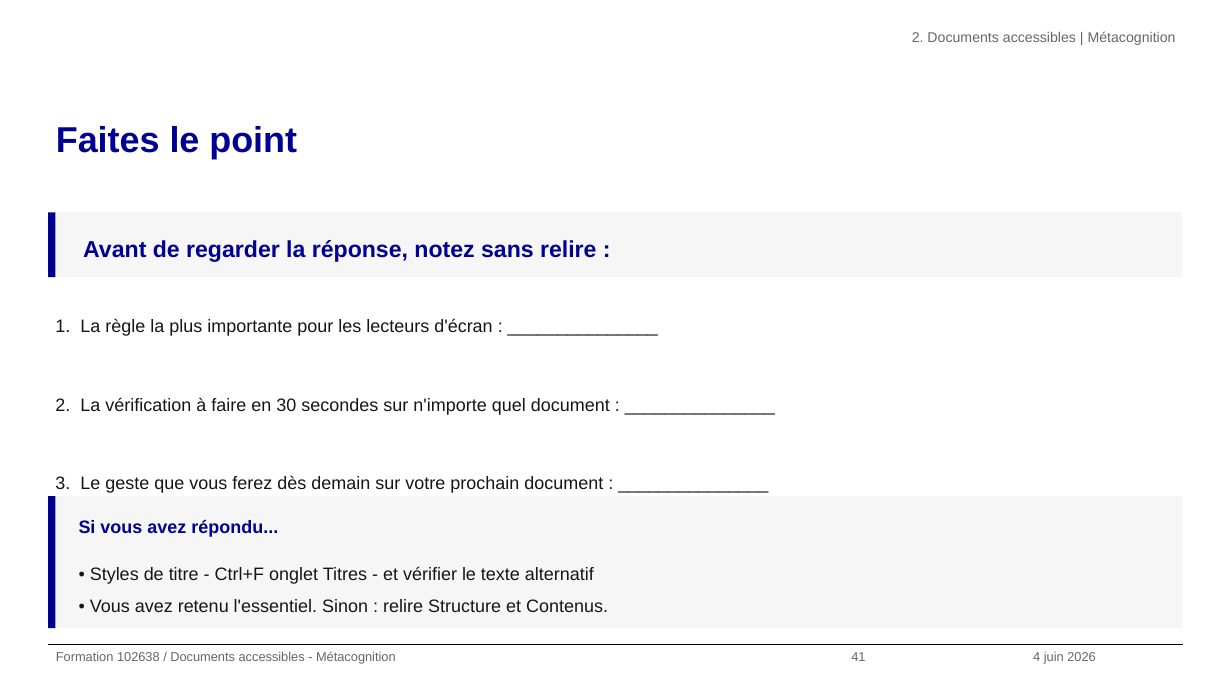
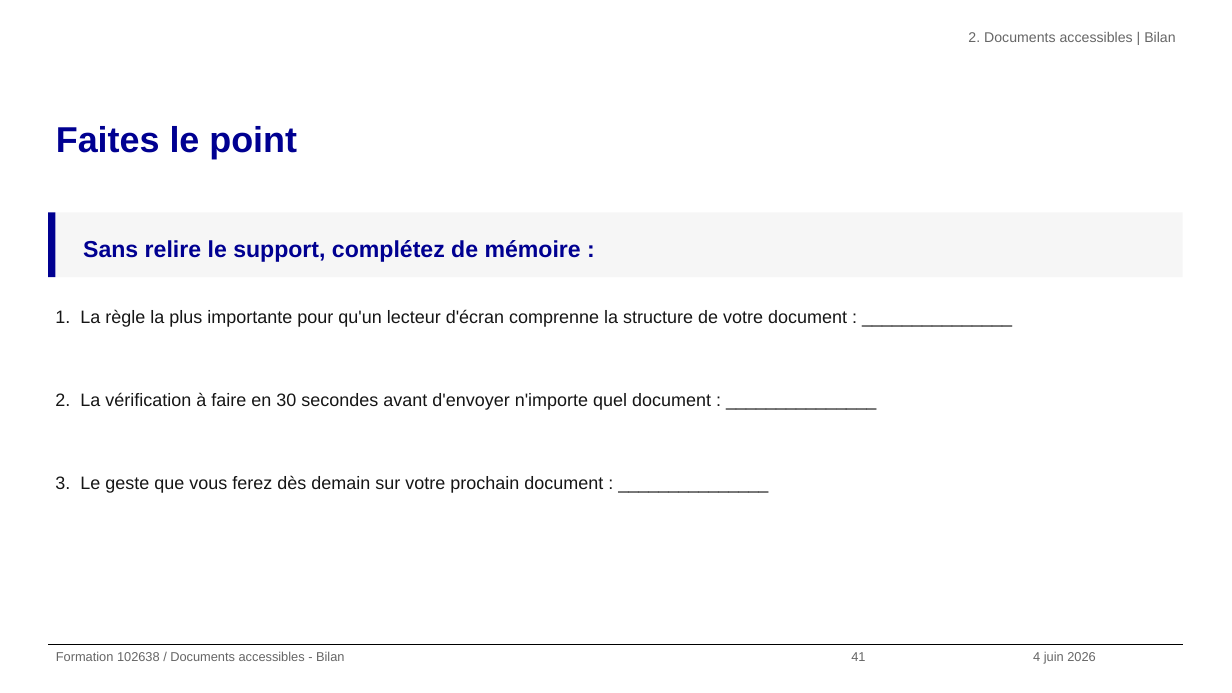
Before and after one commit to alexandra-guiderdoni/usine-fabrication-igpde-102846-ay11, a slide deck: slide 41 of formation-102638-juin-2026.pptx. Drawn at 1232x693 pixels with LibreOffice and Linux fonts; fonts in the diff are those of the drawing; background and template pictures are left out. Boxes give left, top, right and bottom in pixels: in the first picture for what was removed or moved away, otherwise in the second. Text is boxed around its words. In the diff, an @@ line names an element or a change of style, - is before the commit and + after.

```diff
--- a/formation-102638-juin-2026.pptx
+++ b/formation-102638-juin-2026.pptx
@@ text at (968, 32, 1175, 42): text changed @@
-2. Documents accessibles | Métacognition
+2. Documents accessibles | Bilan
@@ text at (83, 240, 581, 262): text changed @@
-Avant de regarder la réponse, notez sans relire :
+Sans relire le support, complétez de mémoire :
@@ text at (55, 309, 847, 327): text changed @@
-1. La règle la plus importante pour les lecteurs d'écran : _______________
+1. La règle la plus importante pour qu'un lecteur d'écran comprenne la structure de votre document : _______________
@@ text at (55, 392, 711, 410): text changed @@
-2. La vérification à faire en 30 secondes sur n'importe quel document : _______________
+2. La vérification à faire en 30 secondes avant d'envoyer n'importe quel document : _______________
@@ rectangle removed at (48, 496, 55, 628) @@
@@ rectangle removed at (55, 496, 1183, 628) @@
@@ text removed at (79, 519, 278, 537) @@
-Si vous avez répondu...
@@ text removed at (90, 566, 608, 612) @@
-• Styles de titre - Ctrl+F onglet Titres - et vérifier le texte alternatif
-• Vous avez retenu l'essentiel. Sinon : relire Structure et Contenus.
@@ text at (56, 651, 344, 661): text changed @@
-Formation 102638 / Documents accessibles - Métacognition
+Formation 102638 / Documents accessibles - Bilan
```
Also in this commit, not shown: 66 other slides changed, 5 slides added, 1 slide removed, 47 other files.
